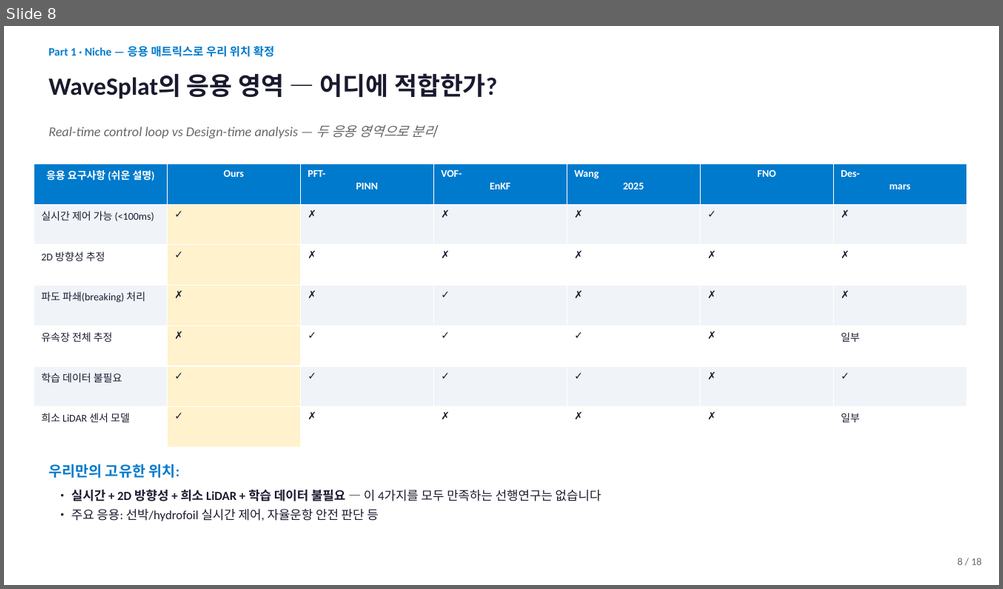
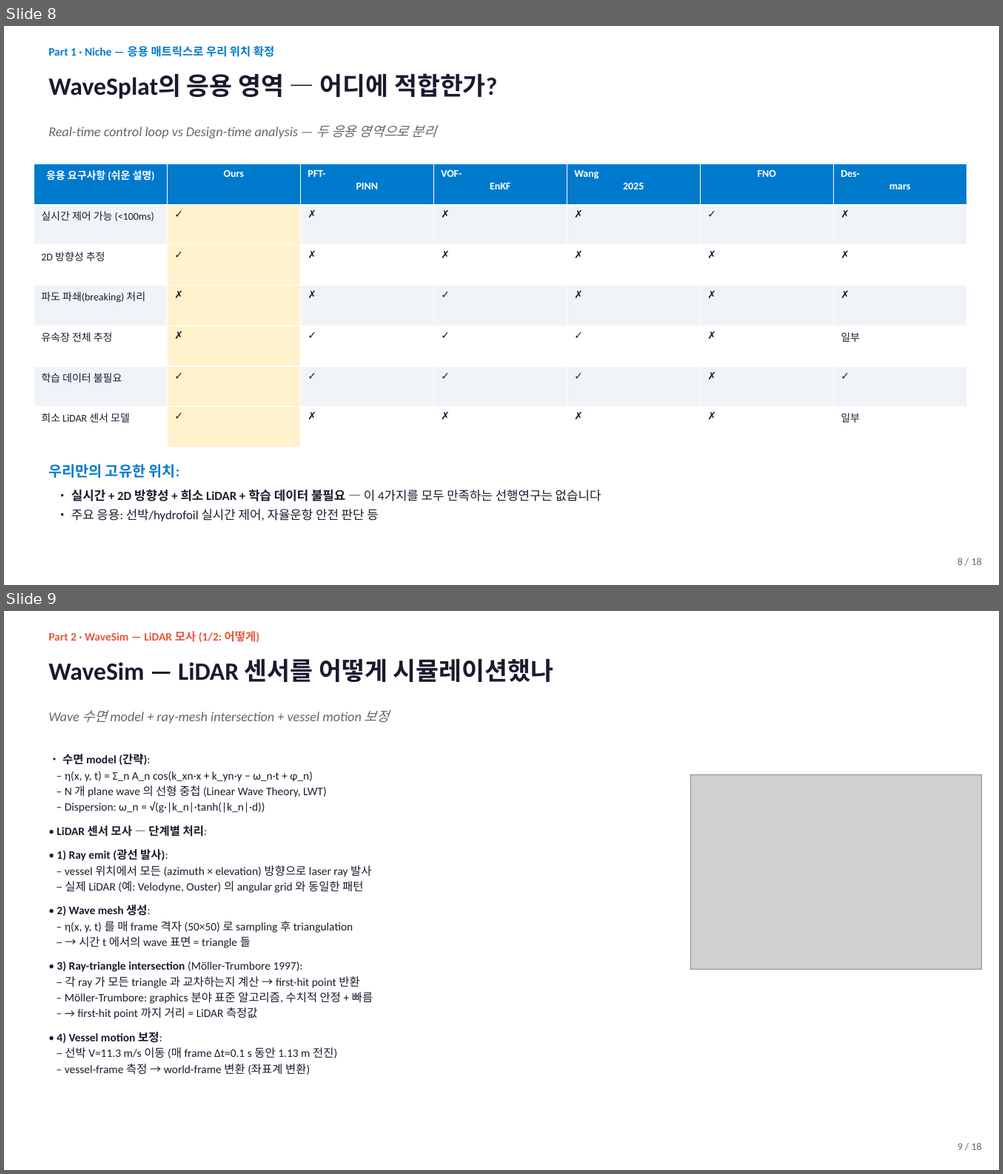
Before and after one commit to SAEYONGPARK94/wavesplat, a slide deck: wavesplat/docs/labmeeting_2026_05_13.pptx. Shown one above the other, each under a label of ours: slide 8 before the commit, slides 8 and 9 after it. The pictures are 1003x589 and 1003x1174 pixels, drawn with LibreOffice and Linux fonts; fonts in the diff are those of the drawing; grey boxes stand for pictures. Boxes give left, top, right and bottom in pixels: in the first picture for what was removed or moved away, otherwise in the second. Text is boxed around its words. In the diff, an @@ line names an element or a change of style, - is before the commit and + after.

```diff
--- a/wavesplat/docs/labmeeting_2026_05_13.pptx
+++ b/wavesplat/docs/labmeeting_2026_05_13.pptx
@@ slide 9 added at box(4, 611, 999, 1170), background #FFFFFF @@
@@ text added at box(48, 631, 259, 642), 11 pt, text #E8553A, bold @@
+Part 2 · WaveSim — LiDAR 모사 (1/2: 어떻게)
@@ text added at box(48, 658, 553, 682), 24 pt, text #1A1A2E, bold @@
+WaveSim — LiDAR 센서를 어떻게 시뮬레이션했나
@@ text added at box(48, 710, 389, 723), 13 pt, text #666666, italic @@
+Wave 수면 model + ray-mesh intersection + vessel motion 보정
@@ text added at box(57, 754, 373, 1075), 11 pt, text #1A1A2E @@
+• 수면 model (간략):
+– η(x, y, t) = Σ_n A_n cos(k_xn·x + k_yn·y − ω_n·t + φ_n)
+– N 개 plane wave 의 선형 중첩 (Linear Wave Theory, LWT)
+– Dispersion: ω_n = √(g·|k_n|·tanh(|k_n|·d))
+• LiDAR 센서 모사 — 단계별 처리:
+• 1) Ray emit (광선 발사):
+– vessel 위치에서 모든 (azimuth × elevation) 방향으로 laser ray 발사
+– 실제 LiDAR (예: Velodyne, Ouster) 의 angular grid 와 동일한 패턴
+• 2) Wave mesh 생성:
+– η(x, y, t) 를 매 frame 격자 (50×50) 로 sampling 후 triangulation
+– → 시간 t 에서의 wave 표면 = triangle 들
+• 3) Ray-triangle intersection (Möller-Trumbore 1997):
+– 각 ray 가 모든 triangle 과 교차하는지 계산 → first-hit point 반환
+– Möller-Trumbore: graphics 분야 표준 알고리즘, 수치적 안정 + 빠름
+– → first-hit point 까지 거리 = LiDAR 측정값
+• 4) Vessel motion 보정:
+– 선박 V=11.3 m/s 이동 (매 frame Δt=0.1 s 동안 1.13 m 전진)
+– vessel-frame 측정 → world-frame 변환 (좌표계 변환)
@@ picture added at box(691, 775, 982, 969) @@
@@ text added at box(957, 1143, 982, 1150), 10 pt, text #666666 @@
+9 / 18
```
Also in this commit, not shown: 3 slides changed, 1 other slide added, 1 slide removed, 6 other files.
